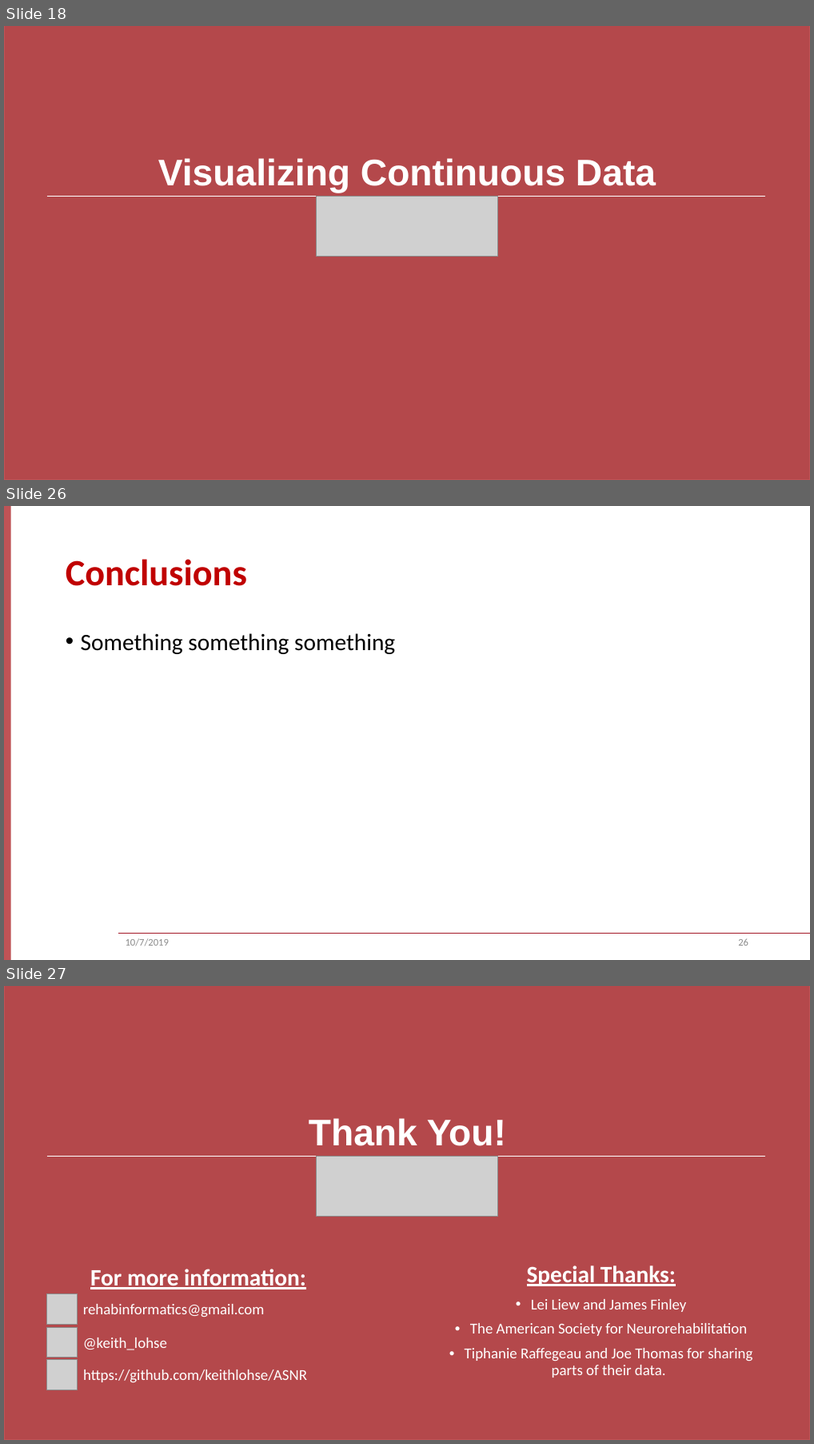
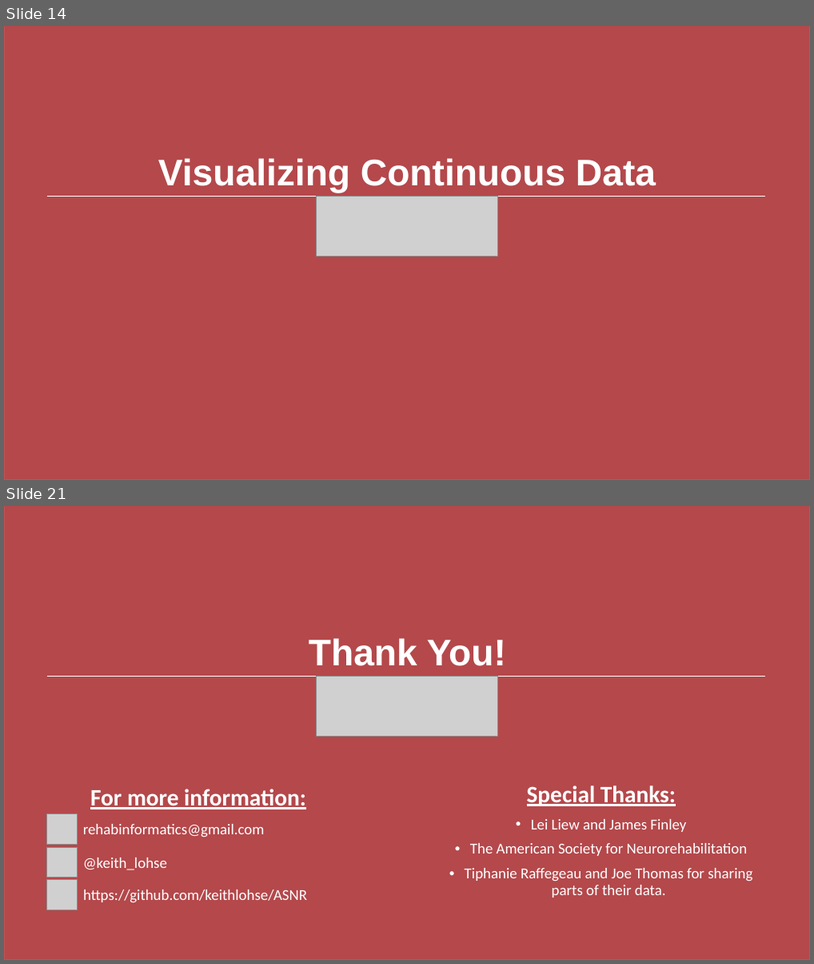
Before and after one commit to keithlohse/ASNR, a slide deck: ASNR_2019_workshop/lohse_ASNR_2019.pptx. Shown one above the other, each under a label of ours: slides 18, 26 and 27 before the commit, slides 14 and 21 after it; the slides between them are not shown. The pictures are 814x1444 and 814x964 pixels, drawn with LibreOffice and Linux fonts; fonts in the diff are those of the drawing; grey boxes stand for pictures; background and template pictures are left out. Boxes give left, top, right and bottom in pixels: in the first picture for what was removed or moved away, otherwise in the second. Text is boxed around its words. In the diff, an @@ line names an element or a change of style, - is before the commit and + after.

```diff
--- a/ASNR_2019_workshop/lohse_ASNR_2019.pptx
+++ b/ASNR_2019_workshop/lohse_ASNR_2019.pptx
@@ slide 26 removed at [4, 506, 810, 960], background #FFFFFF; not listed: 2 template elements that a slide beside it also shows @@
@@ title removed at [66, 559, 247, 586] @@
-Conclusions
@@ text removed at [81, 633, 395, 654] @@
-• Something something something
@@ text removed at [126, 938, 169, 946] @@
-10/7/2019
@@ page number removed at [738, 938, 749, 945] @@
-26
@@ what was slide 18 is now slide 14 @@
@@ what was slide 27 is now slide 21 @@
```
Also in this commit, not shown: 16 slides changed, 5 other slides removed, 17 other files.
